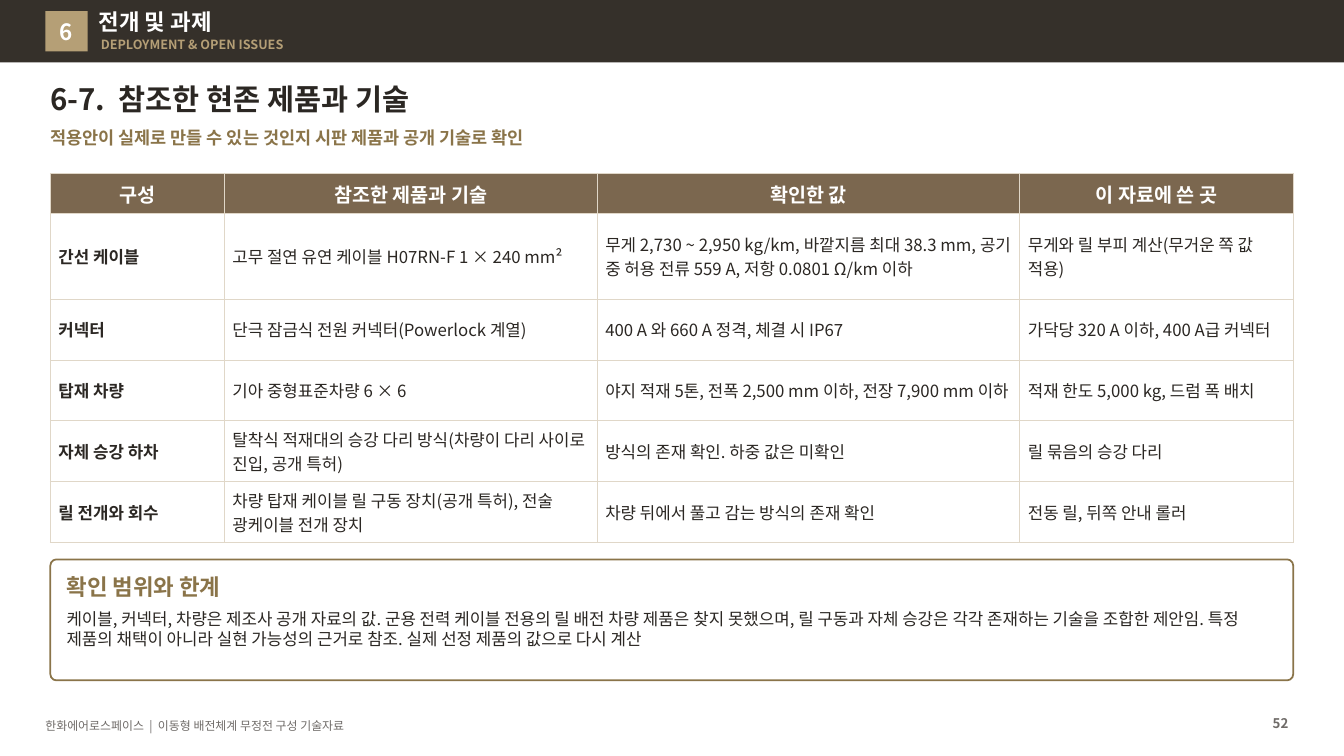
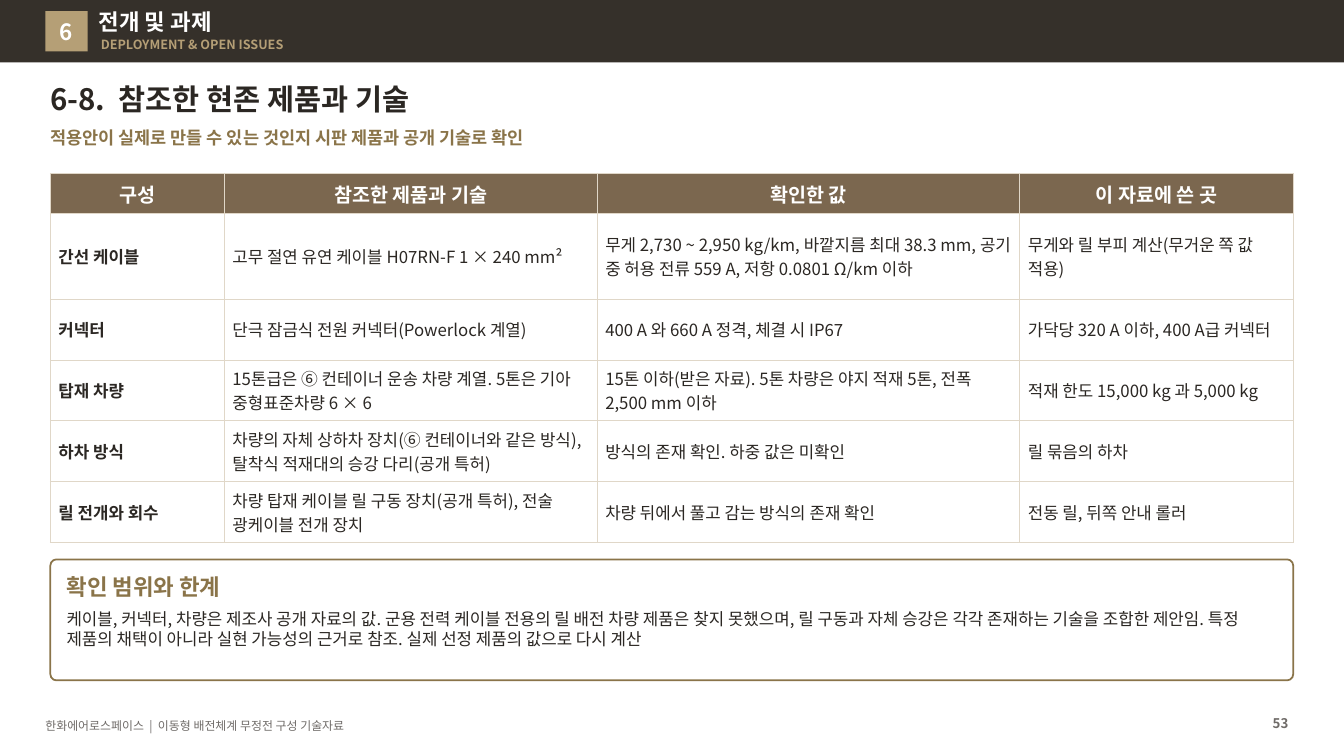
Before and after one commit to byunjd112-hue/headroom, a slide deck: slide 53 of mobile_ems/docs/out/IFPS_이동형배전체계_무정전구성_기술자료_Rev72.pptx (slide 52 before the commit). Drawn at 1344x756 pixels with LibreOffice and Linux fonts; fonts in the diff are those of the drawing. Boxes give left, top, right and bottom in pixels: in the first picture for what was removed or moved away, otherwise in the second. Text is boxed around its words. In the diff, an @@ line names an element or a change of style, - is before the commit and + after.

```diff
--- a/mobile_ems/docs/out/IFPS_이동형배전체계_무정전구성_기술자료_Rev72.pptx
+++ b/mobile_ems/docs/out/IFPS_이동형배전체계_무정전구성_기술자료_Rev72.pptx
@@ title at (50,85,409,113): text changed @@
-6-7. 참조한 현존 제품과 기술
+6-8. 참조한 현존 제품과 기술
@@ table at (50,173,1294,537) @@
-row 4: 탑재 차량 | 기아 중형표준차량 6 × 6 | 야지 적재 5톤, 전폭 2,500 mm 이하, 전장 7,900 mm 이하 | 적재 한도 5,000 kg, 드럼 폭 배치
+row 4: 탑재 차량 | 15톤급은 ⑥ 컨테이너 운송 차량 계열. 5톤은 기아 중형표준차량 6 × 6 | 15톤 이하(받은 자료). 5톤 차량은 야지 적재 5톤, 전폭 2,500 mm 이하 | 적재 한도 15,000 kg 과 5,000 kg
-row 5: 자체 승강 하차 | 탈착식 적재대의 승강 다리 방식(차량이 다리 사이로 진입, 공개 특허) | 방식의 존재 확인. 하중 값은 미확인 | 릴 묶음의 승강 다리
+row 5: 하차 방식 | 차량의 자체 상하차 장치(⑥ 컨테이너와 같은 방식), 탈착식 적재대의 승강 다리(공개 특허) | 방식의 존재 확인. 하중 값은 미확인 | 릴 묶음의 하차
```
Also in this commit, not shown: 7 other slides changed, 1 slide added, 6 other files.
